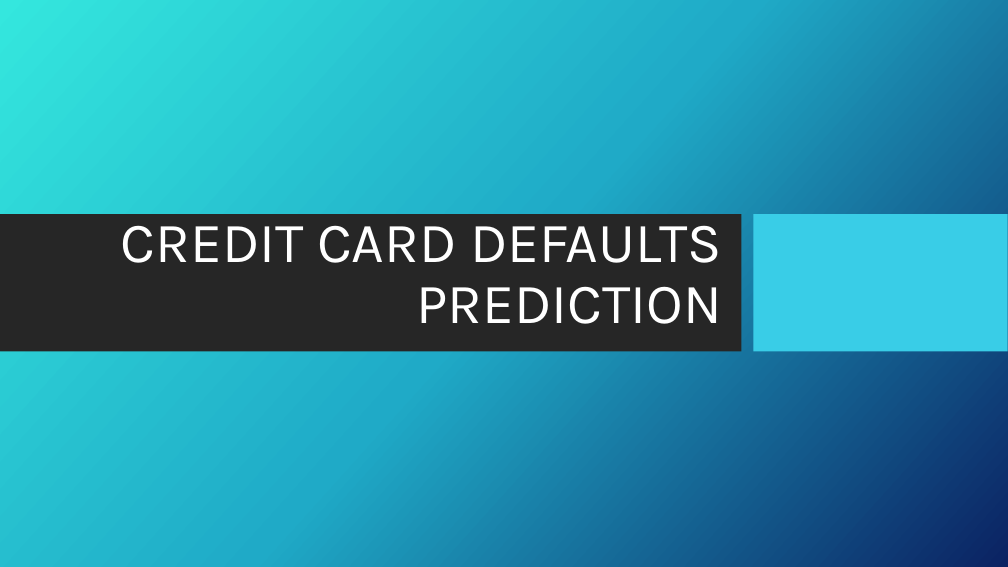
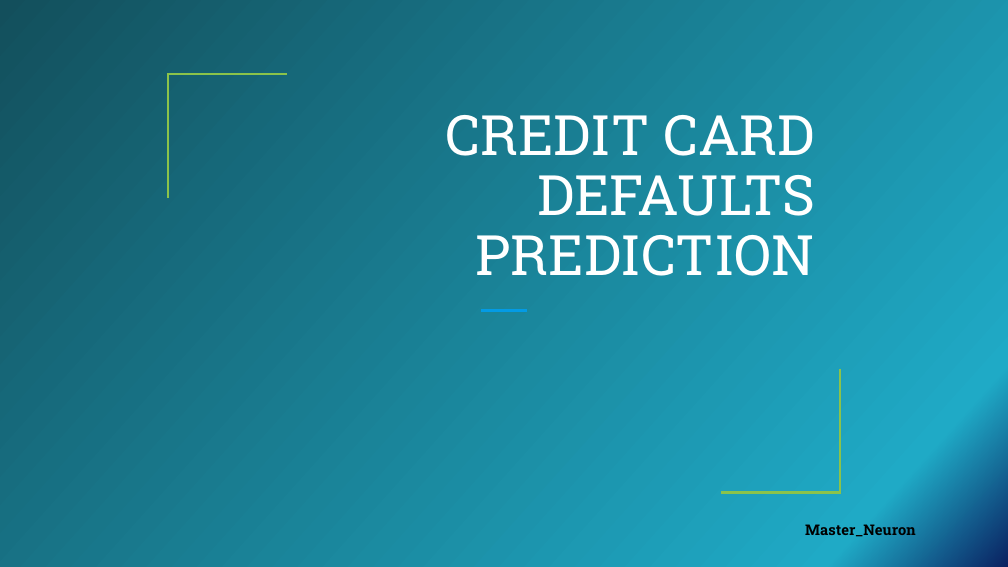
Before and after one commit to MasteriNeuron/Credit_Card, a slide deck: slide 1 of documents/DPR.pptx. Drawn at 1008x567 pixels with LibreOffice and Linux fonts; fonts in the diff are those of the drawing; background and template pictures are left out. Boxes give left, top, right and bottom in pixels: in the first picture for what was removed or moved away, otherwise in the second. Text is boxed around its words. In the diff, an @@ line names an element or a change of style, - is before the commit and + after.

```diff
--- a/documents/DPR.pptx
+++ b/documents/DPR.pptx
@@ background picture (left out) to gradient #134F5C to #1FAAC6 to #0A2161 @@
@@ freeform shape added at (168, 74, 287, 198), outline #8BC34A 2.25 pt @@
@@ title "CREDIT CARD DEFAULTS PREDICTION": place and size @@
-title "CREDIT CARD DEFAULTS PREDICTION" at (121, 211, 722, 324)
+title "CREDIT CARD DEFAULTS PREDICTION" at (445, 115, 815, 276)
@@ title "CREDIT CARD DEFAULTS PREDICTION" at (445, 115, 815, 276): size 54 to 53 pt, font Karla to Roboto Slab @@
@@ rectangle removed at (0, 214, 742, 352) @@
@@ rectangle removed at (753, 214, 1008, 352) @@
@@ line added from (481, 311) to (528, 311), #039BE5 3 pt @@
@@ freeform shape added at (721, 368, 840, 492), outline #8BC34A 2.25 pt @@
@@ text added at (805, 524, 915, 537), 14 pt, text #000000, bold @@
+Master_Neuron
```
Also in this commit, not shown: 11 other slides changed, 37 other files.
